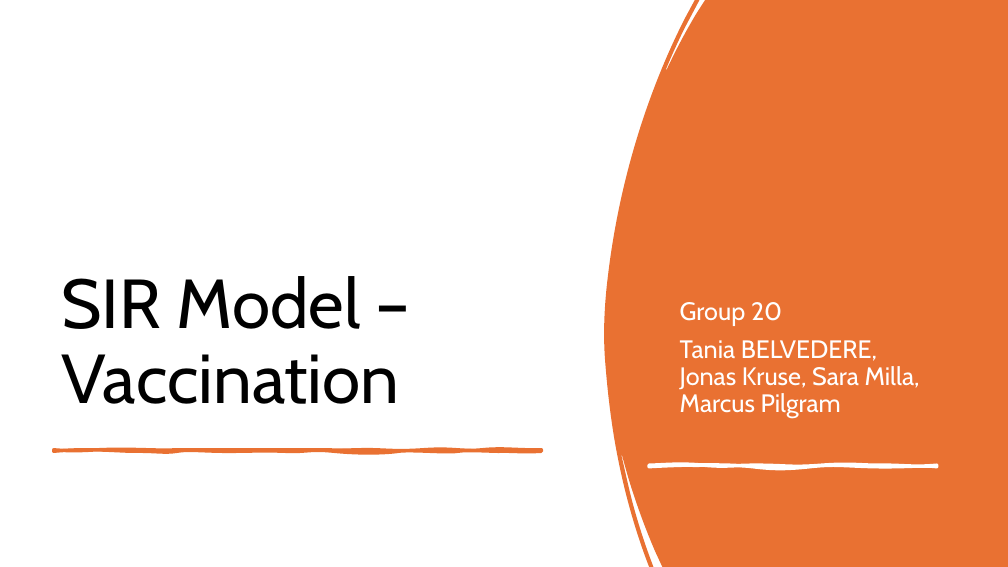
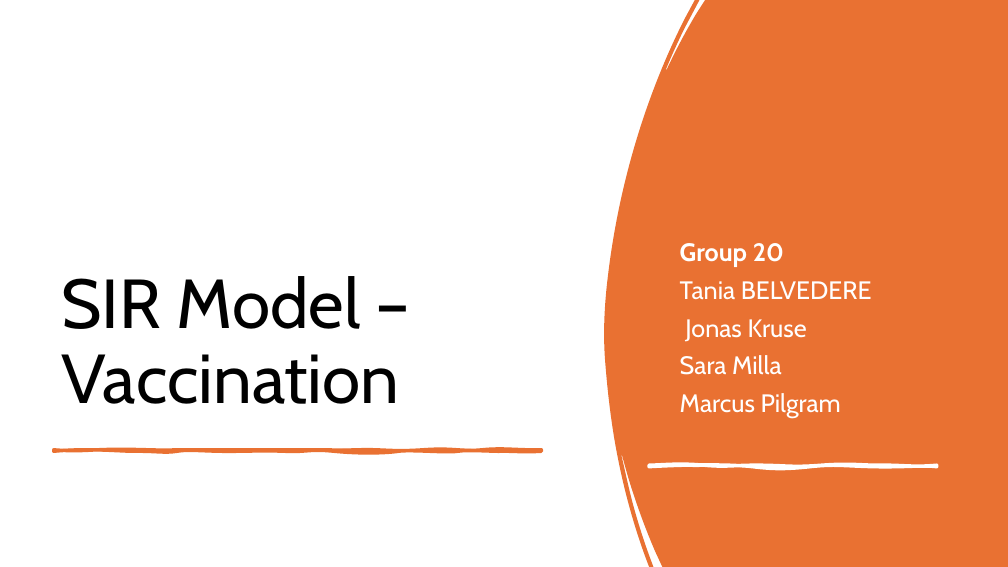
Before and after one commit to millas1/modsim, a slide deck: slide 1 of modsimpresentation.pptx. Drawn at 1008x567 pixels with LibreOffice and Linux fonts; fonts in the diff are those of the drawing. Boxes give left, top, right and bottom in pixels: in the first picture for what was removed or moved away, otherwise in the second. Text is boxed around its words. In the diff, an @@ line names an element or a change of style, - is before the commit and + after.

```diff
--- a/modsimpresentation.pptx
+++ b/modsimpresentation.pptx
@@ subtitle at box(680, 243, 784, 267): bold on in "Group 20" @@
@@ subtitle at box(680, 281, 872, 418): text changed @@
-Tania BELVEDERE, Jonas Kruse, Sara Milla, Marcus Pilgram
+Tania BELVEDERE
+Jonas Kruse
+Sara Milla
+Marcus Pilgram
```
Also in this commit, not shown: 8 other slides changed, 8 slides added, 3 slides removed.
